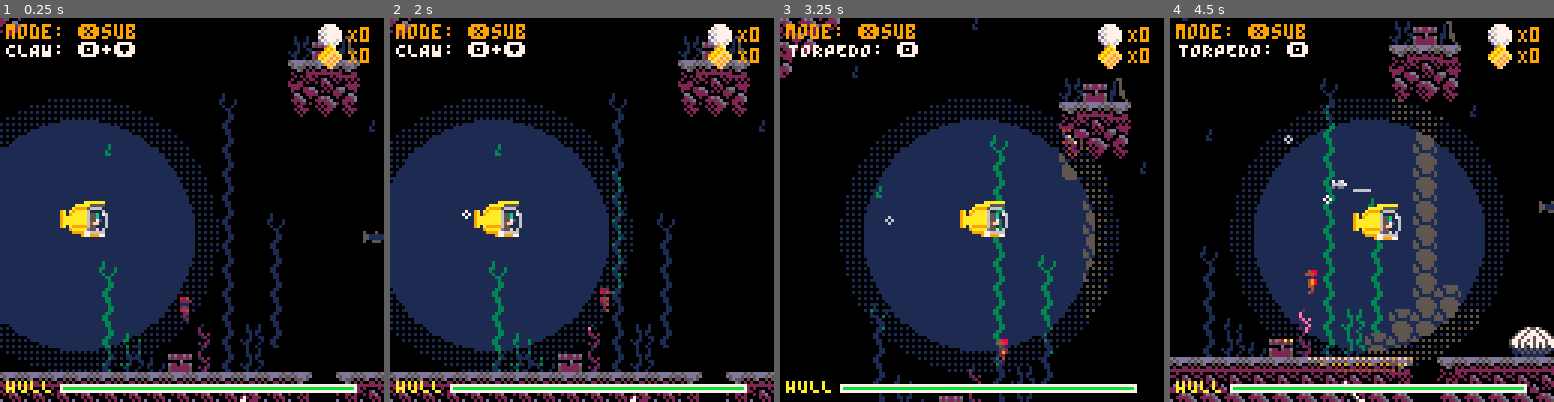
Above: before the commit, frames 1-4 (left to right).
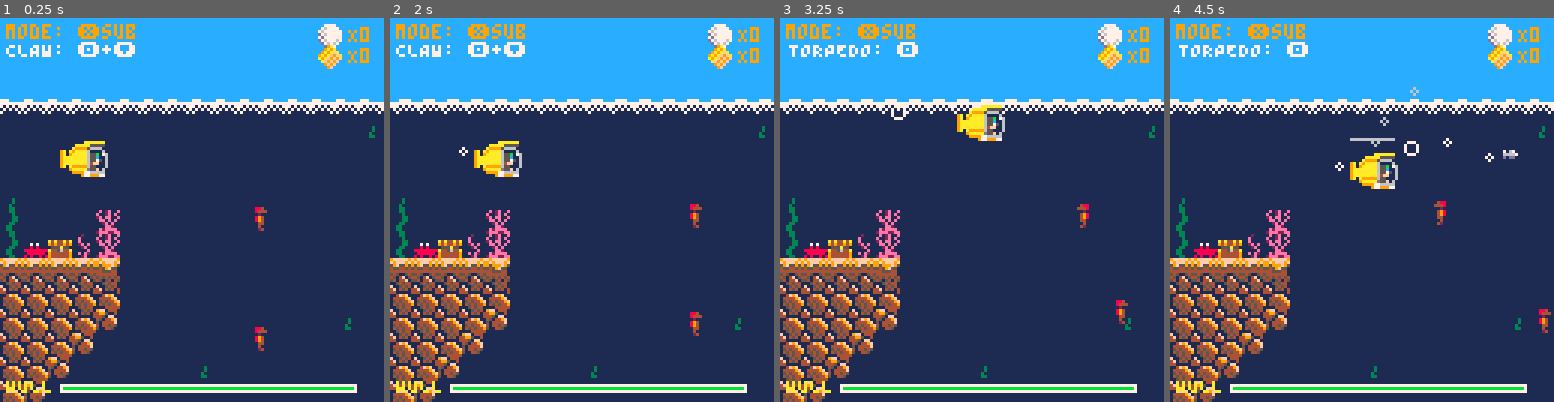
Above: after the commit, the same moments.

Repository: teamgantt/tg-sub-game
Game: PICO-8 cartridge tg-sub.p8
Two runs of this game, one before a commit and one after it. Both use one fixed random seed, a clock stepped at 60 frames per second and the inputs below.
Inputs:
- Up to frame 1 (0.25 s): no input
- Up to frame 2 (2 s): tap X (X key) at 0.33, 1.07, 1.85 s; tap O (Z key) at 0.7, 1.7 s; hold Right from 1.6 s (still down)
- Up to frame 3 (3.25 s): release Right at 2.1 s; tap O (Z key) at 2.1, 2.5, 2.9 s; hold Up 2.15-2.42 s; hold Right 2.47-3.03 s; tap X (X key) at 2.97 s; hold Left from 3.08 s (still down)
- Up to frame 4 (4.5 s): tap O (Z key) at 3.3, 3.7, 4.1 s; release Left at 3.58 s; hold Down 3.63-3.97 s; hold Right from 4.02 s (still down); tap X (X key) at 4.08 s

The runs differ from the first frame. In frame 1, 74% of the frame differs, in the area x 0-100%, y 0-100%; in frame 2, 72%; in frame 3, 69%; in frame 4, 73%.

Commit message:
fixes bugs with 30 fps
- adds swimmer exploding to chunks when dead
- tweaks some movements

Diff:
--- a/src/dynamic-obj.lua
+++ b/src/dynamic-obj.lua
@@ -1,4 +1,6 @@
 function i_dyn_objs()
+  dyn_obj_grav=.5
+  treasure_types = {"coin", "wrench"}
   dyn_obj = class {
     init = function(self, type, x, y, w, h, spr_num)
       self.type = type
@@ -23,11 +25,30 @@
       self.is_hooked = false
       self.show_hint = false
       self.is_open = false
-    end,
+    end;
+
+    collide_w_bullet=function(self)
+      for i, b in pairs(tgsub.torpedoes) do
+        if (check_collision(self, b)) then
+          add_explosion(self.x+4, self.y, 50)
+          explode(self.x,self.y,4)
+          b:destroy()
+          self:destroy()
+        end
+      end
+    end;
+
+    destroy = function(self)
+      del(world.chests, self)
+    end;
+
     update = function(self, dt)
       if self.is_open then
         self.img = 60 -- is_open chest
       end
+
+      -- collide with bullet
+      self:collide_w_bullet()
 
       if (check_collision(self, player.diver)) then
         self.show_hint = true
@@ -36,8 +57,7 @@
           sfx(5)
 
           -- spawn treasure
-          local treasure = treasure('coin', self.x, self.y)
-          add(world.treasures, treasure)
+          add(world.treasures, treasure(treasure_types[flr(rnd(2))+1], self.x, self.y))
         end
       else
         self.show_hint = false
@@ -60,21 +80,22 @@
       if (self.is_hooked or collide_map(self, 'down', 0)) then
         self.dy = 0
       else
-        self.y+=.2
-      end
-    end,
+        self.y+=dyn_obj_grav
+      end
+    end;
     draw = function(self)
       if (self.show_hint and not self.is_open) then
         print('⬇️ OPEN', self.x-8, self.y-10, 7)
       end
       spr(self.img, self.x, self.y)
-    end,
+    end;
   }
 
   treasure = dyn_obj:extend {
     init = function(self, type, x, y)
       local spr_num = 61
       if (type == 'pearl') spr_num = 96
+      if (type == 'wrench') spr_num = 116
       dyn_obj.init(self, type, x, y, 8, 8, spr_num)
       self.is_carried = false
       self.is_hooked = false
@@ -113,7 +134,7 @@
       if (self.is_carried or collide_map(self, 'down', 0)) then
         self.dy = 0
       else
-        self.y+=.2
+        self.y+=dyn_obj_grav
       end
      -- collide with sub claw
      if (not tgsub.claw.is_open and tgsub.cargo == nil and check_collision(self, tgsub.claw)) then
@@ -132,13 +153,14 @@
       if (self.is_hooked or collide_map(self, 'down', 0)) then
         self.dy = 0
       else
-        self.y+=.2
+        self.y+=dyn_obj_grav
       end
 
       -- collect with sub collision
       if (check_collision(self, tgsub)) then
         tgsub.claw.cargo = nil
-        player[self.type]+=1
+        if (player[self.type]!=nil) player[self.type]+=1
+        if (self.type == 'wrench') tgsub:repair()
         sfx(10)
         del(world.treasures, self)
       end
--- a/src/particles.lua
+++ b/src/particles.lua
@@ -2,6 +2,7 @@
 function i_particles()
   --particles
   bubbles = {}
+  chunks = {}
   sparks = {}
   bubble_life=40
   spark_life=20
@@ -24,6 +25,21 @@
   add_explosion = function (x,y,life)
     for i=1,6 do
       add_bubble(x,y, nil, life) -- no dir
+    end
+  end
+
+  breakup = function (x,y,color)
+    for i=1,4 do
+      add(chunks, {
+        x=x,
+        y=y,
+        t=0,
+        c=color,
+        -- dx and dy are random in both directions
+        dx=rnd(1)-.5/i,
+        dy=rnd(1)-.5/i,
+        life=spark_life,
+      }) -- no dir
     end
   end
 
@@ -76,6 +92,16 @@
     fx.y+=fx.dy
     fx.x+=fx.dx
   end
+
+  for fx in all(chunks) do
+    --lifetime
+    fx.t+=1
+    if fx.t>fx.life then del(chunks,fx) end
+
+    --move
+    fx.y+=fx.dy
+    fx.x+=fx.dx
+  end
 end
 
 function d_particles()
@@ -108,4 +134,11 @@
     -- draw spark
     pset(x,y,c)
   end
+
+  for fx in all(chunks) do
+    local x=fx.x
+    local y=fx.y
+    -- draw spark
+    rectfill(x,y,x+2,y+2,fx.c)
+  end
 end
--- a/src/sub.lua
+++ b/src/sub.lua
@@ -1,5 +1,5 @@
 function i_sub()
-  def_friction=.95
+  def_friction=.90
 	sub_gravity=0.001
   sub_friction=def_friction
   torpedo = class {
@@ -8,9 +8,9 @@
     y=0;
     dx=0;
     dy=0;
-    w=8;
-    h=8;
-    speed=1.5;
+    w=4;
+    h=4;
+    speed=3;
     timer=0;
     is_active=false;
     flipx=false;
@@ -24,8 +24,8 @@
     end;
     update=function(self)
       if (not self.is_active) then
-        self.timer+=1
-        self.dy=.1
+        self.timer+=2
+        self.dy=.3
 
         if (self.timer > 45) then
           self.is_active = true
@@ -53,14 +53,17 @@
       -- handle collisionss
       if (collide_map(self, 'right', 0) or collide_map(self, 'left', 0)) then
         self:destroy()
-        add_explosion(self.x+4, self.y, 40)
-        sfx(12)
+        self:explode()
       end
 
       -- if outside of camera bounds, remove
       if (self.x < cam_x or self.x > cam_x+128) then
         self:destroy()
       end
+    end;
+    explode=function(self)
+      add_explosion(self.x+4, self.y, 40)
+      sfx(12)
     end;
     draw=function(self)
       spr(62, self.x, self.y, 1, 1, self.flipx)
@@ -77,14 +80,14 @@
     mode='claw', -- claw, torpedo, diver
     hull=100,
     x=20,
-    y=190,
+    y=40,
     w=16,
     h=13,
     dx=0,
     dy=0,
     max_dx=2,
     max_dy=2,
-    speed=.2,
+    speed=.25,
     flipx=false,
     claw_len=0,
     claw={
@@ -95,8 +98,13 @@
       is_open=true,
       cargo=nil,
     },
+    repair=function(self)
+      if (self.hull < 100) then
+        self.hull=100
+      end
+    end,
     shoot = function(self)
-      if (self.mode == 'torpedo' and self.torp_loading >= 18) then
+      if (self.mode == 'torpedo' and self.torp_loading >= 16) then
         sfx(9)
         add(self.torpedoes, torpedo(self.x+8, self.y+8, self.dx, self.dy, self.flipx))
         self.torp_loading = 0
@@ -125,15 +133,15 @@
 
   prop_bubbles={
 		elapsed=0,
-		step=function(timing)
+		step=function(timing,life)
 			prop_bubbles.elapsed+=timing
 			if (prop_bubbles.elapsed >= 1) then
 				prop_bubbles.elapsed=0
         sfx(0)
 				if tgsub.dx<0 then
-          add_bubble(tgsub.x+16, tgsub.y +8,'l', rnd_between(20,40))
+          add_bubble(tgsub.x+16, tgsub.y +8,'l', rnd_between(20,40), life)
 				else
-          add_bubble(tgsub.x, tgsub.y +8,'r', rnd_between(20,40))
+          add_bubble(tgsub.x, tgsub.y +8,'r', rnd_between(20,40), life)
 				end
 			end
 		end
@@ -170,8 +178,8 @@
     else
       tgsub.dx-=tgsub.speed
       tgsub.flipx = true
-      prop_bubbles.step(.05)
-      prop_bubbles.step(.03)
+      prop_bubbles.step(.1)
+
       sfx(1)
     end
 	end -- left
@@ -182,8 +190,7 @@
     else
       tgsub.dx+=tgsub.speed
       tgsub.flipx = false
-      prop_bubbles.step(.05)
-      prop_bubbles.step(.03)
+      prop_bubbles.step(.1)
       sfx(1)
     end
 	end -- right
@@ -196,7 +203,7 @@
       and player.mode != 'diver'
       and not collide_map(tgsub, 'down', 0)) then
     tgsub.dy+=tgsub.speed
-    prop_bubbles.step(.03, 90)
+    prop_bubbles.step(.1, 90)
     sfx(2)
 	end
 
@@ -206,7 +213,7 @@
     and player.mode != 'diver'
     and not collide_map(tgsub, 'up', 0))) then
     tgsub.dy-=tgsub.speed
-    prop_bubbles.step(.03, 90)
+    prop_bubbles.step(.1, 90)
     sfx(2)
   end
 
@@ -312,7 +319,7 @@
   end
 
   --every 1/10 second, update torpedo load time
-  if (tick%6 == 0) tgsub.torp_loading+=1
+  if (tick%6 == 0) tgsub.torp_loading+=2
 
   -- update torpedoes
   for torpedo in all(tgsub.torpedoes) do
--- a/src/swimmers.lua
+++ b/src/swimmers.lua
@@ -16,7 +16,7 @@
     y=20;
     w=16;
     h=8;
-    speed=.2;
+    speed=.3;
     flip_x=true; -- left
     patrol_t=0;
     swim_frames={};
@@ -33,13 +33,18 @@
     end;
 
     collide_w_bullet=function(self)
-
       for i, b in pairs(tgsub.torpedoes) do
-        if (check_collision(self, b)) then
+        if (self.state != 'dead' and check_collision(self, b)) then
           self:kill()
+          b:explode()
           b:destroy()
-
+        elseif (self.state == 'dead' and check_collision(self, b)) then
           add_explosion(self.x+4, self.y, 40)
+
+          breakup(self.x, self.y, 6)
+          b:explode()
+          b:destroy()
+          self:destroy()
         end
       end
     end;
@@ -88,7 +93,7 @@
         -- watch for tgsub and give chase
         if (dist_to_sub < 45) then
           self.state = 'chase'
-          self.speed = .3
+          self.speed = .5
         else
           self.state = 'patrol'
         end
--- a/src/world.lua
+++ b/src/world.lua
@@ -4,7 +4,6 @@
   wave_frames={99,100,101,102}
   map_cell_w = 95
   map_cell_h = 63
-  x_off = 0
 
   world={
     chests={},
@@ -61,35 +60,17 @@
   end
 
   -- -- maintain fish
-  -- if (#world.fish < 5) then
-  --   local f = fish(rnd_between(0, 128)*8, rnd_between(0, 128)*8)
-  --   add(world.fish, f)
-  -- end
+  if (#world.fish < 5) then
+    local f = fish(rnd_between(0, 128)*8, rnd_between(0, 128)*8)
+    add(world.fish, f)
+  end
 
 
 end
 
 function d_world()
   cls(1)
-  if (tgsub.dx > .5) then
-    x_off-=.5
-  elseif (flr(tgsub.dx) == 0) then
-    -- do nothing
-  elseif (tgsub.dx < -.5) then
-    x_off+=.5
-  end
-
   rectfill(0,0,1024,world.water_surface,12) --sky
-  -- map(96,27,0,208,128)
-  -- map(96,27,0+16,208,128)
-  -- map(96,27,0+64,232,128)
-
-  -- draw some background tiles
-  -- for i=0, 20 do
-  --   map(100,27,-16+(i*48)+x_off/1.5,208,128)
-  -- end
-
-
 
   map(0,0,0,0,95,64)
 
--- a/tg-sub.p8
+++ b/tg-sub.p8
@@ -60,10 +60,10 @@
   cam_y=mid(map_start, cam_y,1024)
   d_world()
   -- order is important for camera reset
+  camera(cam_x, cam_y)
   beforedraw()
   d_player()
   d_sub()
-  camera(cam_x, cam_y)
   afterdraw()
   d_particles()
   d_ui()
@@ -199,7 +199,7 @@
 000000000050000000000500044449f0000066600000000000000000000000000000000000000000000000000000000000000000000000000000000000000000
 0000000005000000000000500545449f000006660000000000000000000000000000000000000000000000000000000000000000000000000000000000000000
 00000000000000000000000004545449000000660000000000000000000000000000000000000000000000000000000000000000000000000000000000000000
-61616161616161616161f3616100616161616161616161616161616133616161616161f361616161616161616361616161616161616100919100616161616161
+61616161616161616161f3616100616161616161616161616161616133616161616161f361616161616161616361616161616161616100000000616161616161
 61616161616161616161616161616161616161616161616161616161616161610000000000000000000000000000000000000000000000000000000000000000
 616161616161616161616161d200c261616161d27171007100716161336161616161616161616161616161616361616161616161616100000000616161616161
 61616161616161616161616161616161616161616161616161616161616161610000000000000000000000000000000000000000000000000000000000000000
@@ -412,34 +412,34 @@
 161616162d0000000000000000002000000000000000000000000000000000000000000000000000000000000000000000000000000000000000000000000000003b00000000003333333333000000001a38383819183838191a3838383816160000000000000000000000000000000000000000000000000000000000000000
 1616162d0000000000005000000000000000000000000000000000000000000000440000000000000000000000000000000000000000000020000000000000001314141414141414141414150000001a383838383738382b1a383838383816160000000000000000000000000000000000000000000000000000000000000000
 16162d000000000020000000000000000000000000000000005000000000000000000000000020000000000000002000000000000000000000000000000000000017171717172c161616161615001a380a09382b362a0b1a3838380a093816160000000000000000000000000000000000000000000000000000000000000000
-162d000000000000000000000000000000000000000000000000000000002000000000000000000000000000000000000000000000000000000000000000000000000000000000170a161616161a3838383838131414141414141414141416160000000000000000000000000000000000000000000000000000000000000000
-2d00002000000000000000000000000000000000000000000000000000303035000b00000000000000000000000000000000000000000000000000000000000000000036000000001909161616143838383838161616161616161616161616160000000000000000000000000000000000000000000000000000000000000000
-000000000000000000000000363b21000000000000000000000000000013141414141500000000000000000000000000000000440000000000000000000000000000003000004400002a161616161438383838181716161616161616161616160000000000000000000000000000000000000000000000000000000000000000
-00000000000000000000000013141500000000002000000000000000001616161616160000000000000000000000000000000000000000000000000000000000000000300000000000001700090a16143838382b1a16161616161616161616160000000000000000000000000000000000000000000000000000000000000000
-0000000000000000003700002c162d00000000000000000000000000001616161616160000000000000000000000000000000000000000000000000000000000000037300000000000000000192a161619382b1a3818183838171616161616160000000000000000000000000000000000000000000000000000000000000000
-00000000000000000030000026262620000000000000000000000000002c161616162d000000300000000000000000000000003000000000000020000000000000003630002800000000000000002a16143b1a38383838382b1a3838161616160000000000000000000000000000000000000000000000000000000000000000
-000000002000000000300000183318000000000000000000000000000026262626262600000036000000000000000000000000303b20000000000000000000000000363000091b000000000000000016161438383838382b1a380a09171616160000000000000000000000000000000000000000000000000000000000000000
-000000000000000000300000003300000000000000000000000000000018333333331800000036000000000000000000000000131415000000000000000000000000363000192a1b00280000000000171616383838382b1a383838381b1716162000000000000000000000000000000000000000000000000000000000000000
-0000000000000000003000000033000000000000000000000000000000003318333300000000360000000000200000000000372c162d00000000000000000000000036303500002a1b38290000000000161614141414141509383838381b16160000000000000000000000000000000000000000000000000000000000000000
-00000000000000000030003700330000000000000000000000000030000033003333000000003600000000000000000000003026262600000000000000000000000013152737001a3838382900000000171717171717171738383838380a16160000000000000000000000000000000000000000000000000000000000000000
-000000000000000000300030003300500000000000003700000000300033330033330000003736200000000000000000000030333333000000000000000000000000161614151a38381909381b000000002828002828282838383838383816160000000000000000000000000000000000000000000000000000000000000000
-0000000037000000003000300033000000000000000036000000003000333300333333000036363000500000004a0000000036333333000000000000350000000000161616163838383838382b00000039380a28383838380a383838383816160000000000000000000000000000000000000000000000000000000000000000
-000000003000000000300030003300000000000000003600000037360033330033333300003636300000000000000000000030333333000000002137350000000000161616162b1938383838000000000938383838381938383838382b1416160022000000000000002300000000000000000000000000000000000000000000
-00000000300000500030003000333300000000000000363700003636003333003333330000363630370000000000000000203033333300000000131415000000000016161616000038383838000000001315383838381a2b191938383b1616162232230000002223233200000000000000000000000000000000000000000000
-000000003037000035303630333333330000000000371315000030361033330033333300353636303600000000000000003030333333000000001616160035000000163f161600003838383800003500163f153838382b0000001913141414143232320023223232323200000000000000000000000000000000000000000000
-000000003036373b353036333333333333370b003713161635373036333333103333333b273636303637103430363537373036333333003b3b0016161600353b1034161616160000383838380000352416161638380a00000b000016161616163232320032323232323200000000000000000000000000000000000000000000
-1414141414141414141414141518131414141414141414161414141433141414141414141414141414141415361314141414141414152a38382b141414141414141414141614141414141414141414141414141414141414141414163f1616163232320032323232323200000000000000000000000000000000000000000000
-…(14 lines of a section not shown)…
+162d0000000000000000000000000000000000000000000000000000000020000000000000000000000000000000000000000000000000000000000000000000000000000000333333161616161a3838383838131414141414141414141416160000000000000000000000000000000000000000000000000000000000000000
+2d00002000000000000000000000000000000000000000000000000000303035000b00000000000000000000000000000000000000000000000000000000000000000036000033333333161616143838383838161616161616161616161616160000000000000000000000000000000000000000000000000000000000000000
+260000000000000000000000363b210000000000000000000000000000131414141415000000000000000000000000000000004400000000000000000000000000000030000033333333161616161438383838181716161616161616161616160000000000000000000000000000000000000000000000000000000000000000
+33000000000000000000000013141500000000002000000000000000001616161616160000000000000000000000000000000000000000000000000000000000000000300000333333333333333316143838382b1a16161616161616161616160000000000000000000000000000000000000000000000000000000000000000
+3300000000000000003700002c162d000000000000000000000000000016161616161600000000000000000000000000000000000000000000000000000000000000373000003333333333333333161619382b1a3818183838171616161616160000000000000000000000000000000000000000000000000000000000000000
+33000000000000000030000026262620000000000000000000000000002c161616162d000000300000000000000000000000003000000000000020000000000000003630000033333333333333182a16143b1a38383838382b1a3838161616160000000000000000000000000000000000000000000000000000000000000000
+330000002000000000300000333333000000000000000000000000000026262626262600000036000000000000000000000000303b200000000000000000000000003630000033333333333333000016161438383838382b1a380a09171616160000000000000000000000000000000000000000000000000000000000000000
+33000000000000000030000033333300000000000000000000000000001833333333180000003600000000000000000000000013141500000000000000000000000036300000333333333333180000171616383838382b1a383838381b1716162000000000000000000000000000000000000000000000000000000000000000
+3300000000000000003000003333330000000000000000000000000000003318333300000000360000000000200000000000372c162d0000000000000000000000003630350033333333333300000000161614141414141509383838381b16160000000000000000000000000000000000000000000000000000000000000000
+3300000000000000003000373333330000000000000000000000003000003300333300000000360000000000000000000000302626260000000000000000000000001315273733333333333300000000171717171717171738383838380a16160000000000000000000000000000000000000000000000000000000000000000
+3300000000000000003000303333335000000000000037000000003000333300333300000037362000000000000000000000303333330000000000000000000000001616141533333333333300000000002828002828282838383838383816160000000000000000000000000000000000000000000000000000000000000000
+3300000037000000003000303333330000000000000036000000003000333300333333000036363000500000004a0000000036333333000000000000350000000000161616163333333333330000000039380a28383838380a383838383816160000000000000000000000000000000000000000000000000000000000000000
+33000000300000000030003033333300000000000000360000003736003333003333330000363630000000000000000000003033333300000000213735000000000016161616333333333333000000000938383838381938383838382b1416160000000000000000002300000000000000000000000000000000000000000000
+33000000300000500030003033333300000000000000363700003636003333003333330000363630370000000000000000203033333300000000131415000000000016161616333333333333000000001315383838381a2b191938383b1616160000000000002223233200000000000000000000000000000000000000000000
+330000003037000035303630333333330000000000371315000030361033330033333300353636303600000000000000003030333333000000001616160035000000163f161633333333333300003500163f153838382b0000001913141414140000000023223232323200000000000000000000000000000000000000000000
+330000003036373b353036333333333333370b003713161635373036333333103333333b273636303637103430363537373036333333003b3b0016161600353b103416161616333333333332343b352416161638380a00000b000016161616160000000032323232323200000000000000000000000000000000000000000000
+14141414141414141414141415181314141414141414141614141414331414141414141414141414141414153613141414141414141500000000141414141414141414141614141414141414141414141414141414141414141414163f1616160000000032323232323200000000000000000000000000000000000000000000
+…(14 lines of a section not shown)…
Not shown, changed: sdd_html/sdd.js
